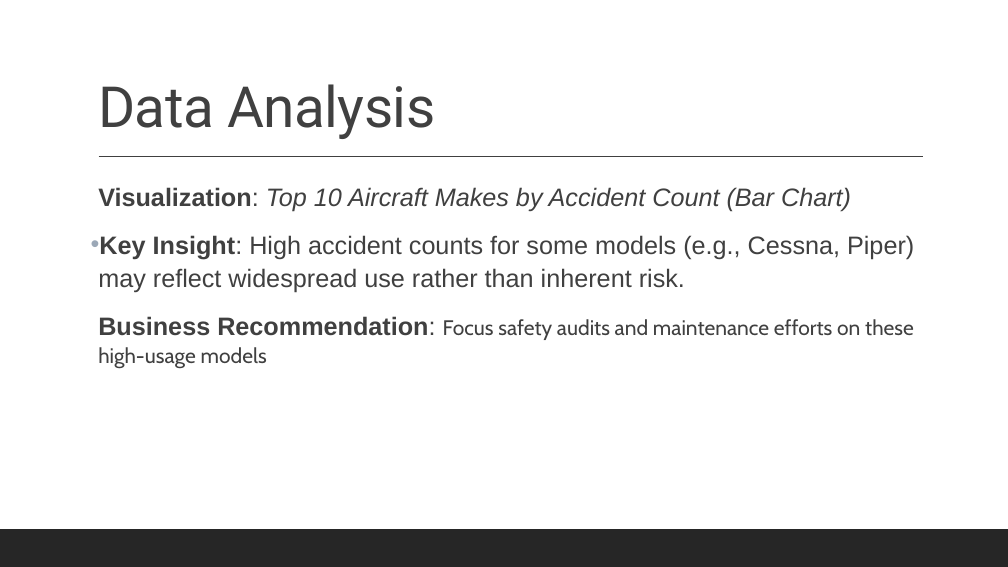
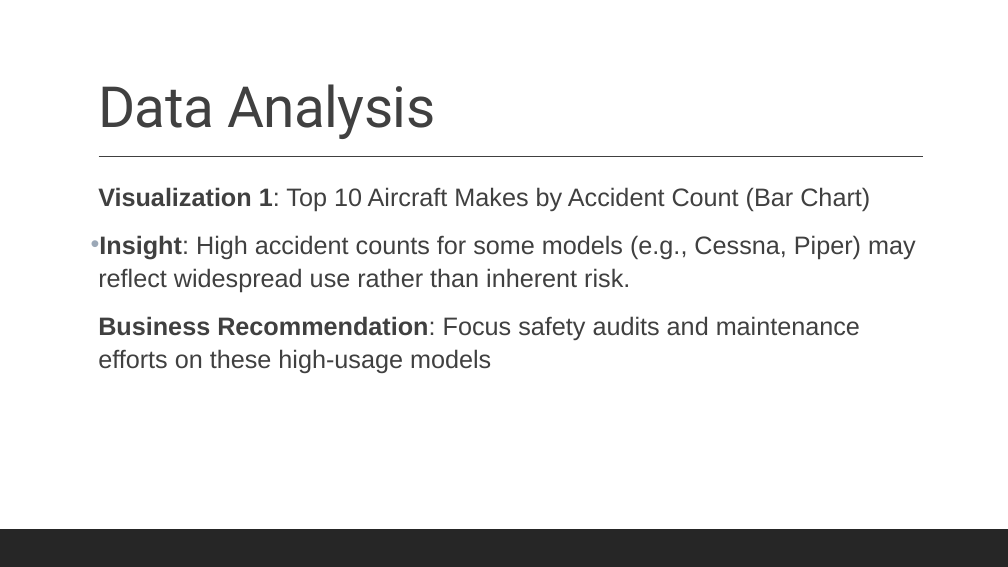
Before and after one commit to Lydia-byte-rgb/Phase-1-Project_Lydia, a slide deck: slide 7 of Phase_1_Project Slides.pptx (slide 6 before the commit). Drawn at 1008x567 pixels with LibreOffice and Linux fonts; fonts in the diff are those of the drawing. Boxes give left, top, right and bottom in pixels: in the first picture for what was removed or moved away, otherwise in the second. Text is boxed around its words. In the diff, an @@ line names an element or a change of style, - is before the commit and + after.

```diff
--- a/Phase_1_Project Slides.pptx
+++ b/Phase_1_Project Slides.pptx
@@ text at <box>98,187,916,293</box>: text changed @@
-  Visualization: Top 10 Aircraft Makes by Accident Count (Bar Chart)
-• Key Insight: High accident counts for some models (e.g., Cessna, Piper) may reflect widespread use rather than inherent risk.
+  Visualization 1: Top 10 Aircraft Makes by Accident Count (Bar Chart)
+• Insight: High accident counts for some models (e.g., Cessna, Piper) may reflect widespread use rather than inherent risk.
@@ text at <box>98,316,860,373</box>: size 20 to 24 pt, font Cabin to Arial in "Focus safety audits and maintenance efforts on ..." @@
```
Also in this commit, not shown: 9 other slides changed, 1 slide added, 5 other files.
